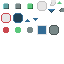
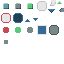
Layers edited between the first and the second 64 × 64 image:
added layer "Pasted Layer" above "Background" over bbox(4, 40, 8, 44)
